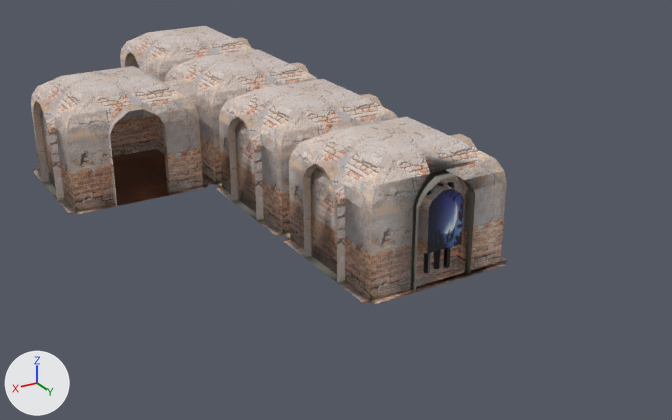
The FBX model Assets/Models/maze_module v2.fbx as it was, and as the next commit left it.
The view is the same before and after, from a 50 mm camera at (11.5, 20.5, 9.7) aimed at (0.2, 1.7, 0.2). Arrows for +X, +Y and +Z are at lower left; the lights stay in place. Where no turn or scale is listed for an object, it has been applied to the vertices.

Script lines for the objects in view, before the commit:
```python
me_plane_002 = bpy.data.meshes.new('Plane.002')
me_plane_002.from_pydata(...)  # 196 vertices, 193 faces; spans x -2.0..2.0, y -2.0..2.0, z 0.0..3.0
# faces by material slot: [18, 148, 6, 21]
me_plane_002.materials.append(mat_floor)  # its picture is missing
me_plane_002.materials.append(mat_wall)  # picture img_wall_jpg
me_plane_002.materials.append(mat_window)  # picture img_night_jpg
me_plane_002.materials.append(mat_metal)  # black #000000
me_plane_004 = bpy.data.meshes.new('Plane.004')
me_plane_004.from_pydata(...)  # 132 vertices, 130 faces; spans x -2.0..2.0, y -2.0..2.0, z 0.0..3.0
# faces by material slot: [22, 108]
me_plane_004.materials.append(mat_floor)  # its picture is missing
me_plane_004.materials.append(mat_wall)  # picture img_wall_jpg
me_plane_006 = bpy.data.meshes.new('Plane.006')
me_plane_006.from_pydata(...)  # 134 vertices, 136 faces; spans x -2.0..2.0, y -2.0..2.0, z 0.0..3.0
# faces by material slot: [22, 114]
me_plane_006.materials.append(mat_floor)  # its picture is missing
me_plane_006.materials.append(mat_wall)  # picture img_wall_jpg
ob_loop = bpy.data.objects.new('loop', me_plane_002)
ob_loop.location = (0.0, 4.0, 0.0)
ob_tries = bpy.data.objects.new('tries', me_plane_004)
ob_tries.location = (0.0, -4.0, 0.0)
ob_turn = bpy.data.objects.new('turn', me_plane_006)
ob_turn.location = (4.0, -4.0, 0.0)
# also in view: 'cross' at (0.0, -8.0, 1.5); 'tunel' at (0.0, 0.0, 1.5)
```
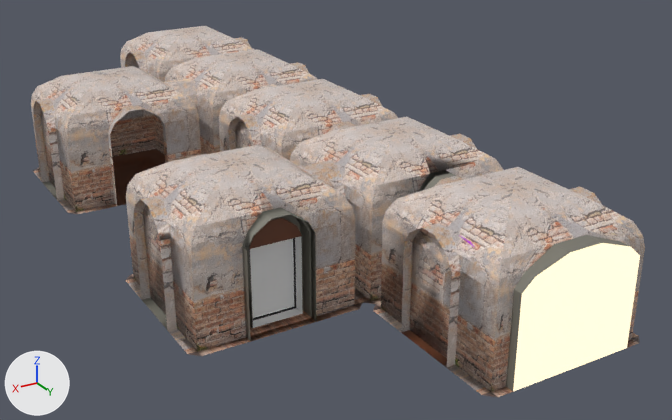
Where the newer file only moved an object's origin or applied its transform, the numbers keep the older frame.

Location of each change, (x1, y1, x2, y2) in pixels of the pictures (672 x 420 px):
'start', added
    after: (373, 167, 645, 397)
    faces in mat_wall (picture img_wall_jpg): (373, 167, 645, 397)
    faces in mat_daylight (white #e7e7e7): (513, 243, 640, 392)
    faces in mat_floor (its picture is missing): (402, 330, 447, 368)
'finish', added
    after: (125, 145, 362, 356)
    faces in mat_wall (picture img_wall_jpg): (125, 145, 362, 356)
    faces in mat_white_metall (white #e7e7e7): (250, 236, 303, 328)
    faces in mat_floor (its picture is missing): (249, 218, 302, 249)
    faces in mat_metal (black #000000): (253, 238, 296, 320)

The edits, one by one:
Material 'label' (mat_label) is new.
Its base color is (0.8, 0.8, 0.8) (white #e7e7e7).
Material 'White-metall' (mat_white_metall) is new.
Its base color is (0.8, 0.8, 0.8) (white #e7e7e7).
Material 'dayLight' (mat_daylight) is new.
Its base color is (0.8, 0.8, 0.8) (white #e7e7e7).
Its emission color is (1.0, 0.8, 0.445) (beige #ffe7b2).
Its emission strength is 1.0.
Material 'door-2' (mat_door_2) is new.
Its base color is (0.544, 0.0, 0.8) (purple #c300e7).
Mesh me_cube_001 is new.
It has 294 vertices, 288 faces and spans x -2.0..2.0, y -2.0..2.0, z 0.0..3.0.
Faces by material slot: [24, 162, 79, 20, 3].
It uses material mat_floor (its picture is missing).
It uses material mat_wall (picture img_wall_jpg).
It uses material mat_metal (black #000000).
It uses material mat_white_metall (white #e7e7e7).
It uses material mat_label (its picture is missing).
Mesh me_torus_003 is new.
It has 320 vertices, 318 faces and spans x -2.0..2.0, y -2.0..2.0, z 0.0..3.0.
Faces by material slot: [24, 112, 160, 6, 16].
It uses material mat_floor (its picture is missing).
It uses material mat_wall (picture img_wall_jpg).
It uses material mat_metal (black #000000).
It uses material mat_daylight (white #e7e7e7).
It uses material mat_door_2 (purple #c300e7).
Object 'finish' (ob_finish) is new; it shows me_cube_001.
Its location is (4.0, 4.0, 0.0).
Object 'start' (ob_start) is new; it shows me_torus_003.
Its location is (0.0, 8.0, 0.0).
